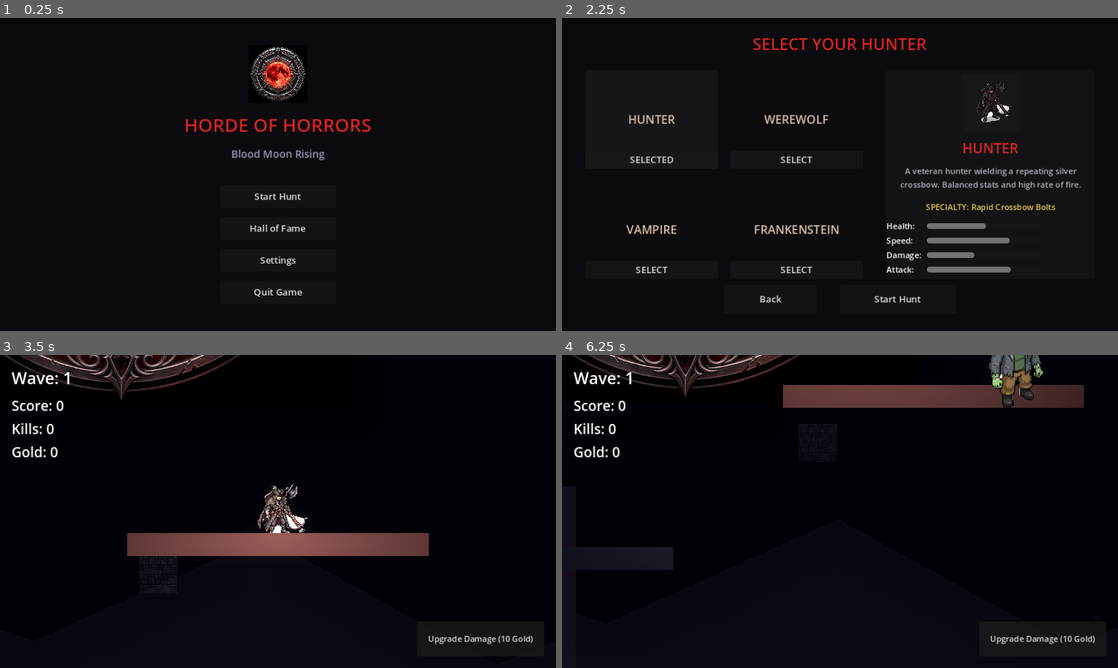
Above: before the commit, frames 1-4 (two rows, left to right).
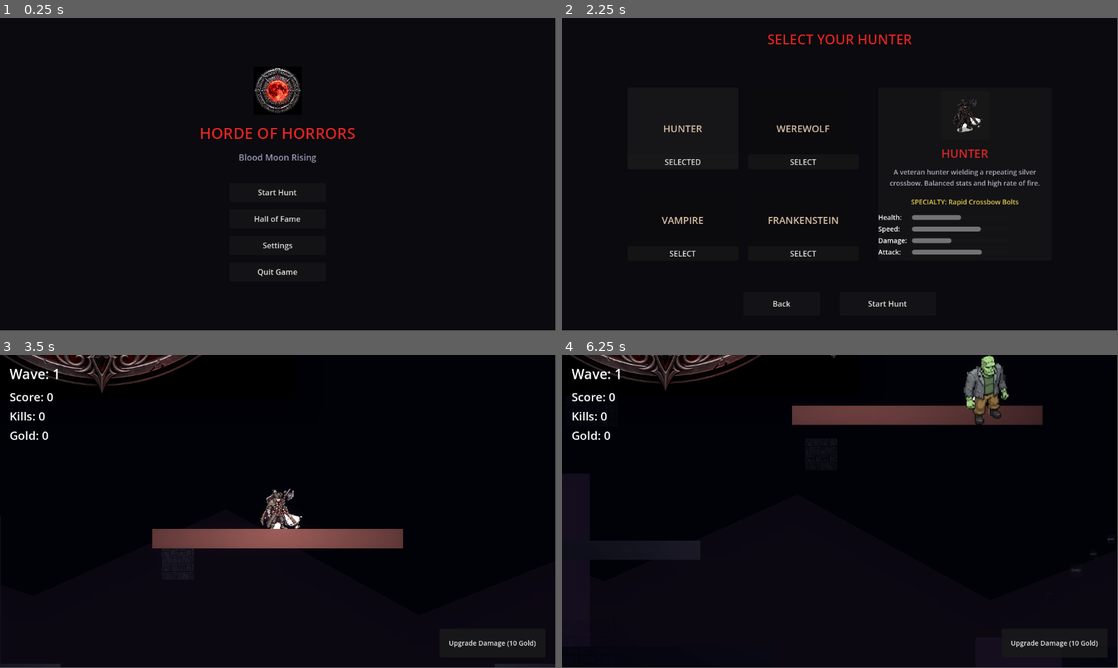
Above: after the commit, the same moments.

Repository: neo3151/horde-of-horrors
Game: Godot game, scene res://scenes/MainMenu.tscn
The game is run twice, just before and just after one commit, with the same random seed, the same clock (stepped at 60 frames per second) and the same inputs.
Inputs (mouse positions are in pixels of both pictures, inside the frame that each line leads up to):
- Up to frame 1 (0.25 s): no input
- Up to frame 2 (2.25 s): click "Start Hunt" at 0.5 s; click "Back" at 1.25 s; click "Start Hunt" at 2 s
- Up to frame 3 (3.5 s): click "Start Hunt" at 2.75 s
- Up to frame 4 (6.25 s): move the mouse to (962, 495) at 3.52 s; press the mouse at (962, 495) at 3.53 s; hold D (move_right) 3.53-4.25 s; tap W (move_up) at 3.77 s; release the mouse at (962, 495) at 4.25 s; drag from (728, 527) to (912, 498) at 4.27 s; move the mouse to (895, 442) at 5.02 s; press the mouse at (895, 442) at 5.03 s; hold A (move_left) 5.03-5.75 s; release the mouse at (895, 442) at 5.75 s; drag from (812, 574) to (673, 464) at 5.77 s
The window is 800x450 before the commit and 799x449 after it. Grey fills any space a smaller window leaves; there, only what the larger window draws over its background counts as a difference.

The runs differ from the first frame. In frame 1, 3.4% of the frame differs, in the area x 33-67%, y 9-90%; in frame 2, 6.5%; in frame 3, 6.3%; in frame 4, 11%, in the area x 1-100%, y 0-94%.
Error in both runs: Invalid access to property or key 'pressed' on a base object of type 'InputEventScreenDrag'. (res://scripts/Player.gd:220)

Commit message:
changes 5-27-26

Diff:
--- a/horde-of-horrors-godot/project.godot
+++ b/horde-of-horrors-godot/project.godot
@@ -13,7 +13,7 @@
 config/name="Horde of Horrors"
 run/main_scene="res://scenes/MainMenu.tscn"
 config/features=PackedStringArray("4.3", "Forward Plus")
-config/icon="res://icon.png"
+config/icon="res://icon.svg"
 
 [autoload]
 
@@ -53,14 +53,6 @@
 2d_physics/layer_2="Enemies"
 2d_physics/layer_3="Projectiles"
 
-[display]
-
-window/size/viewport_width=960
-window/size/viewport_height=540
-window/stretch/mode="canvas_items"
-window/stretch/aspect="expand"
-window/handheld/orientation=1
-
 [rendering]
 
 textures/vram_compression/import_etc2_astc=true
--- a/horde-of-horrors-godot/scenes/MainMenu.tscn
+++ b/horde-of-horrors-godot/scenes/MainMenu.tscn
@@ -12,10 +12,6 @@
 grow_vertical = 2
 script = ExtResource("1")
 
-[node name="MusicPlayer" type="AudioStreamPlayer" parent="."]
-volume_db = -10.0 # Adjust as needed
-autoplay = true
-
 [node name="Background" type="ColorRect" parent="."]
 layout_mode = 1
 anchors_preset = 15
@@ -26,7 +22,6 @@
 color = Color(0.04, 0.04, 0.06, 1)
 
 [node name="MainPanel" type="Control" parent="."]
-self_modulate = Color(1, 1, 1, 1)
 layout_mode = 1
 anchors_preset = 15
 anchor_right = 1.0
@@ -55,25 +50,24 @@
 layout_mode = 2
 size_flags_horizontal = 4
 texture = ExtResource("2_moon")
-self_modulate = Color(1, 1, 1, 1)
 expand_mode = 1
 stretch_mode = 5
 
 [node name="Title" type="Label" parent="MainPanel/VBox"]
 layout_mode = 2
-text = "HORDE OF HORRORS"
-horizontal_alignment = 1
-theme_override_font_sizes/font_size = 32
 theme_override_colors/font_color = Color(0.85, 0.15, 0.15, 1)
 theme_override_colors/font_outline_color = Color(0, 0, 0, 1)
 theme_override_constants/outline_size = 4
+theme_override_font_sizes/font_size = 32
+text = "HORDE OF HORRORS"
+horizontal_alignment = 1
 
 [node name="Subtitle" type="Label" parent="MainPanel/VBox"]
 layout_mode = 2
+theme_override_colors/font_color = Color(0.6, 0.6, 0.7, 1)
+theme_override_font_sizes/font_size = 18
 text = "Blood Moon Rising"
 horizontal_alignment = 1
-theme_override_font_sizes/font_size = 18
-theme_override_colors/font_color = Color(0.6, 0.6, 0.7, 1)
 
 [node name="Spacer" type="Control" parent="MainPanel/VBox"]
 custom_minimum_size = Vector2(0, 10)
@@ -131,10 +125,10 @@
 
 [node name="Title" type="Label" parent="ScoreboardPanel/VBox"]
 layout_mode = 2
+theme_override_colors/font_color = Color(0.85, 0.15, 0.15, 1)
+theme_override_font_sizes/font_size = 28
 text = "HALL OF FAME"
 horizontal_alignment = 1
-theme_override_font_sizes/font_size = 28
-theme_override_colors/font_color = Color(0.85, 0.15, 0.15, 1)
 
 [node name="ScoreList" type="VBoxContainer" parent="ScoreboardPanel/VBox"]
 custom_minimum_size = Vector2(0, 160)
@@ -176,10 +170,10 @@
 
 [node name="Title" type="Label" parent="SettingsPanel/VBox"]
 layout_mode = 2
+theme_override_colors/font_color = Color(0.85, 0.15, 0.15, 1)
+theme_override_font_sizes/font_size = 28
 text = "SETTINGS"
 horizontal_alignment = 1
-theme_override_font_sizes/font_size = 28
-theme_override_colors/font_color = Color(0.85, 0.15, 0.15, 1)
 
 [node name="HBox" type="HBoxContainer" parent="SettingsPanel/VBox"]
 layout_mode = 2
Not shown: 1 places in horde-of-horrors-godot/scenes/MainMenu.tscn that only renumber resources
